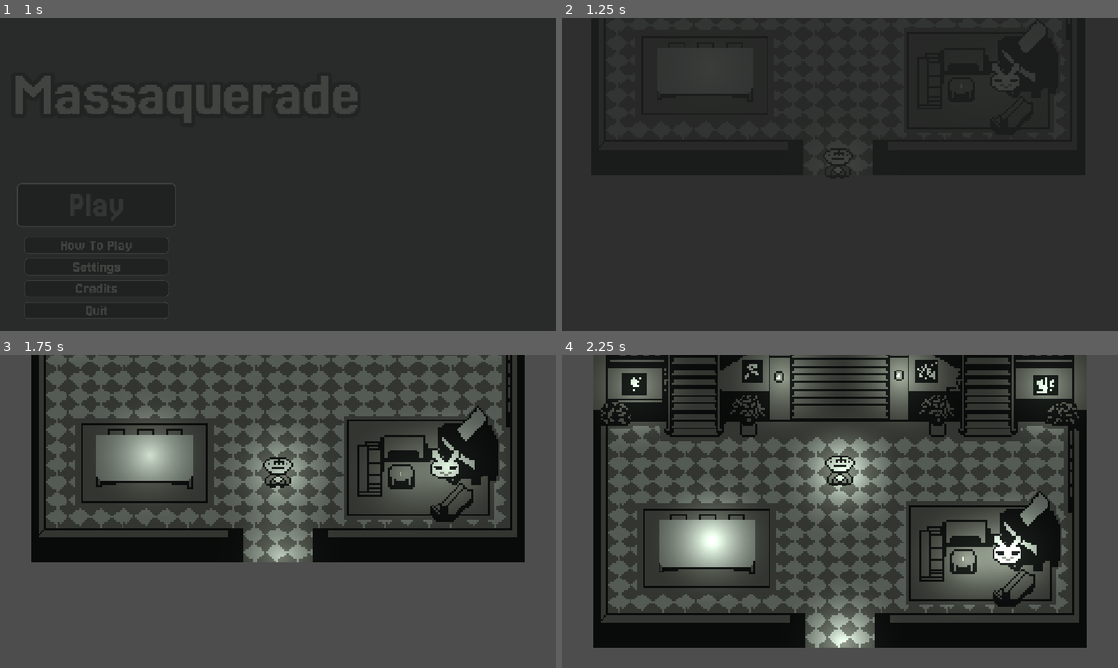
Above: before the commit, frames 1-4 (two rows, left to right).
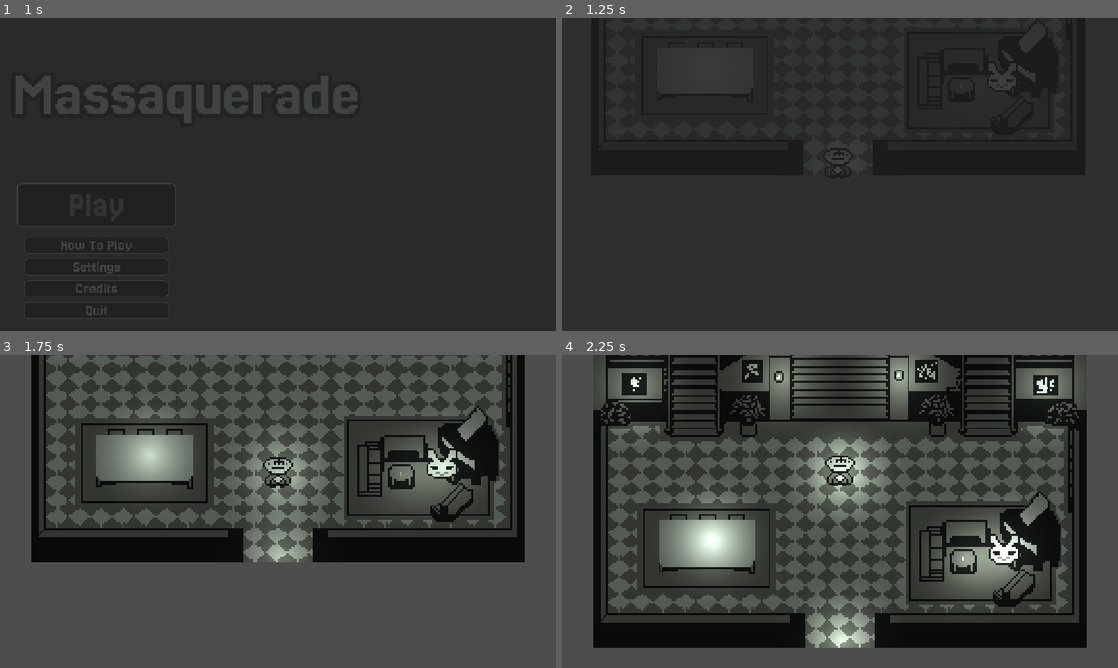
Above: after the commit, the same moments.

Repository: Rat-Haven-Studios/melon-jam-2025
Game: Godot game, scene res://1-main/Main.tscn
The game is run twice, just before and just after one commit, with the same random seed, the same clock (stepped at 60 frames per second) and the same inputs. Sound files missing from this copy of the repository are replaced by a short silence.
Inputs (mouse positions are in pixels of both pictures, inside the frame that each line leads up to):
- Up to frame 1 (1 s): click "Play" at 0.5 s
- Up to frame 2 (1.25 s): no input
- Up to frame 3 (1.75 s): tap Enter at 1.25 s; move the mouse to (250, 574) at 1.27 s; hold W (up) from 1.28 s (still down); hold Z (interact) from 1.28 s (still down); click (250, 574) at 1.42 s
- Up to frame 4 (2.25 s): keep holding W (up); move the mouse to (1006, 558) at 2.02 s; release Z (interact) at 2.03 s; tap Space (alternate) at 2.1 s

Frame 1 is identical in both runs. In frame 2, 0.2% of the frame differs, in the area x 76-83%, y 13-24%; in frame 3, 0.3%; in frame 4, 0.3%, in the area x 76-83%, y 57-68%.

Commit message:
modular chars

Diff:
--- a/2-globals/dialogue-ui/dialogueui.gd
+++ b/2-globals/dialogue-ui/dialogueui.gd
@@ -8,6 +8,7 @@
 @onready var responseTextBox: Label = $UI/VBoxContainer/MarginContainer/Panel/HBoxContainer/MarginContainer/Label
 @onready var arrow: TextureRect = $UI/VBoxContainer/MarginContainer/Panel/HBoxContainer/MarginContainer2/TextureRect
 @onready var ui: CanvasLayer = $UI
+@onready var displaySpritre: TextureRect = $UI/VBoxContainer/HBoxContainer/MarginContainer2/TextureRect
 
 var selected_choice = null
 var char_timer: float = 0.04
@@ -39,6 +40,7 @@
 	show()
 	CLogger.log("npc", text)
 
+	displaySpritre.texture = npc.dialogueSprite
 	nameTextBox.text = npc.npcname
 	responseTextBox.text = ""
 
--- a/4-objects/1-npc/NPC.tscn
+++ b/4-objects/1-npc/NPC.tscn
@@ -1,6 +1,24 @@
-[gd_scene load_steps=2 format=3 uid="uid://toe70xl1lkkf"]
+[gd_scene load_steps=5 format=3 uid="uid://toe70xl1lkkf"]
 
 [ext_resource type="Script" uid="uid://c1k2t3oaljnp8" path="res://4-objects/1-npc/npc.gd" id="1_atnjp"]
+[ext_resource type="PackedScene" uid="uid://0w1aiel064xo" path="res://5-component/interactions/interact-receiver/InteractReceiverComponent.tscn" id="2_j6cqc"]
+[ext_resource type="PackedScene" uid="uid://ddjp2vs6mg0xs" path="res://5-component/light component/light.tscn" id="4_gsny7"]
+
+[sub_resource type="RectangleShape2D" id="RectangleShape2D_yxofo"]
+size = Vector2(12, 10)
 
 [node name="Npc" type="CharacterBody2D"]
 script = ExtResource("1_atnjp")
+
+[node name="CollisionShape2D" type="CollisionShape2D" parent="."]
+position = Vector2(-2, 1)
+shape = SubResource("RectangleShape2D_yxofo")
+
+[node name="InteractReceiverComponent" parent="." instance=ExtResource("2_j6cqc")]
+scale = Vector2(2.6713219, 2.6713219)
+interactString = "Hawk Tuah!"
+
+[node name="Light" parent="." instance=ExtResource("4_gsny7")]
+position = Vector2(0, 1)
+
+[node name="Sprite2D" type="Sprite2D" parent="."]
--- a/4-objects/1-npc/bandit-king/BanditKing.tscn
+++ /dev/null
@@ -1,42 +0,0 @@
-[gd_scene load_steps=8 format=3 uid="uid://cqookot7nrslv"]
-
-[ext_resource type="Script" uid="uid://damfr37ihfiqh" path="res://4-objects/1-npc/bandit-king/bandit-king.gd" id="1_v4bx4"]
-[ext_resource type="PackedScene" uid="uid://0w1aiel064xo" path="res://5-component/interactions/interact-receiver/InteractReceiverComponent.tscn" id="2_m8it2"]
-[ext_resource type="Texture2D" uid="uid://dwaob41kd75sa" path="res://0-assets/sprites/character/bunnyman_overworld.png" id="3_m8it2"]
-[ext_resource type="PackedScene" uid="uid://ddjp2vs6mg0xs" path="res://5-component/light component/light.tscn" id="4_0r2yv"]
-
-[sub_resource type="RectangleShape2D" id="RectangleShape2D_0r2yv"]
-size = Vector2(12, 10)
-
-[sub_resource type="AtlasTexture" id="AtlasTexture_m8it2"]
-atlas = ExtResource("3_m8it2")
-region = Rect2(0, 0, 16, 16)
-
-[sub_resource type="SpriteFrames" id="SpriteFrames_beadx"]
-animations = [{
-"frames": [{
-"duration": 1.0,
-"texture": SubResource("AtlasTexture_m8it2")
-}],
-"loop": true,
-"name": &"default",
-"speed": 5.0
-}]
-
-[node name="BanditKing" type="CharacterBody2D"]
-script = ExtResource("1_v4bx4")
-metadata/_custom_type_script = "uid://c1k2t3oaljnp8"
-
-[node name="CollisionShape2D" type="CollisionShape2D" parent="."]
-position = Vector2(-2, 1)
-shape = SubResource("RectangleShape2D_0r2yv")
-
-[node name="InteractReceiverComponent" parent="." instance=ExtResource("2_m8it2")]
-scale = Vector2(2.6713219, 2.6713219)
-interactString = "Hawk Tuah!"
-
-[node name="AnimatedSprite2D" type="AnimatedSprite2D" parent="."]
-sprite_frames = SubResource("SpriteFrames_beadx")
-
-[node name="Light" parent="." instance=ExtResource("4_0r2yv")]
-position = Vector2(0, 1)
--- a/4-objects/1-npc/bandit-king/bandit-king.gd
+++ /dev/null
@@ -1,4 +0,0 @@
-class_name BanditKingNPC extends NPC
-
-func _init():
-	super(Data.Characters.BANDIT_KING, "Bandit King", 5)
--- a/4-objects/1-npc/npc.gd
+++ b/4-objects/1-npc/npc.gd
@@ -1,41 +1,38 @@
 class_name NPC extends CharacterBody2D
 
-var npcname: String
-var characterID: Data.Characters
-var susLevel: int
-
-var talked: Dictionary # which mask they've talked to
-var dialogueTrees: Dictionary
+var talked: Dictionary = {
+		Data.PlayerMasks.BLANK: false,
+		Data.PlayerMasks.MAYORAL: false,
+		Data.PlayerMasks.POOR: false
+	}
+var dialogueTrees: Dictionary = {}
 
 var moveDirection: Vector2
 var wanderTime: float
 
+@export var characterID: Data.Characters
+@export var npcname: String
+@export var susLevel: int
 @export var mapSprite: Texture2D
 @export var dialogueSprite: Texture2D
+
 @onready var interactable:= $InteractReceiverComponent
-func _init(characterID: Data.Characters, npcname: String, susLevel: int):
-	talked = {
-		Data.PlayerMasks.BLANK: false,
-		Data.PlayerMasks.MAYORAL: false,
-		Data.PlayerMasks.POOR: false
-	}
+@onready var sprite: Sprite2D = $Sprite2D
 
-	dialogueTrees = {
+func _ready() -> void:
+	Data.CharacterObjects[characterID] = self
 
-	}
+	if not mapSprite:
+		CLogger.error("No map sprite on %s" % mapSprite)
 
-	self.characterID = characterID
-	self.npcname = npcname
-	self.susLevel = susLevel
+	if not dialogueSprite:
+		CLogger.error("No dialogue sprite on %s" % mapSprite)
 
-	Data.CharacterObjects[characterID] = self
-	# add to a characters group instead?
+	sprite.texture = mapSprite
 
 	generateDialogueTrees()
+	interactable.interact = _onInteract
 	CLogger.info("Initialized %s" % npcname)
-
-func _ready() -> void:
-	interactable.interact = _onInteract
 	roamBuilding()
 
 func _onInteract():
--- a/4-objects/2-level/FIRST_LEVEL.tscn
+++ b/4-objects/2-level/FIRST_LEVEL.tscn
@@ -1,12 +1,14 @@
-[gd_scene load_steps=18 format=3 uid="uid://btyikl70k86w6"]
-
-[ext_resource type="Script" path="res://4-objects/2-level/first_level.gd" id="1_jry3e"]
+[gd_scene load_steps=20 format=3 uid="uid://btyikl70k86w6"]
+
+[ext_resource type="Script" uid="uid://c2vmdfsx83oa8" path="res://4-objects/2-level/first_level.gd" id="1_jry3e"]
 [ext_resource type="Texture2D" uid="uid://dt7jrka0fhgbu" path="res://0-assets/sprites/Matt's Map.png" id="2_qflod"]
 [ext_resource type="Script" uid="uid://ko5yay6dida1" path="res://4-objects/2-level/camera_2d.gd" id="2_wl7ar"]
 [ext_resource type="PackedScene" uid="uid://ess0lyyqlkgy" path="res://4-objects/0-character/Character.tscn" id="3_qj1of"]
-[ext_resource type="PackedScene" uid="uid://cqookot7nrslv" path="res://4-objects/1-npc/bandit-king/BanditKing.tscn" id="4_07xkt"]
+[ext_resource type="PackedScene" uid="uid://toe70xl1lkkf" path="res://4-objects/1-npc/NPC.tscn" id="5_igri3"]
 [ext_resource type="PackedScene" uid="uid://bjfxc3u1h0mrx" path="res://4-objects/zones/wall.tscn" id="6_4qvpp"]
+[ext_resource type="Texture2D" uid="uid://dwaob41kd75sa" path="res://0-assets/sprites/character/bunnyman_overworld.png" id="6_scqml"]
 [ext_resource type="PackedScene" uid="uid://b87vnv5gfl6w1" path="res://4-objects/zones/stairs.tscn" id="7_qflod"]
+[ext_resource type="Texture2D" uid="uid://ch6uos4h5epkp" path="res://0-assets/sprites/character/flapper.png" id="7_scqml"]
 [ext_resource type="PackedScene" uid="uid://brllo41iwtc42" path="res://5-component/darkness component/darkness.tscn" id="8_02hsu"]
 [ext_resource type="PackedScene" uid="uid://ddjp2vs6mg0xs" path="res://5-component/light component/light.tscn" id="9_igri3"]
 
@@ -51,8 +53,14 @@
 scale = Vector2(0.9921745, 1)
 WALKING_STAIRS_SPEED = 60
 
-[node name="BanditKing" parent="." instance=ExtResource("4_07xkt")]
-position = Vector2(215, 205)
+[node name="NPCs" type="Node2D" parent="."]
+
+[node name="BanditKing" parent="NPCs" instance=ExtResource("5_igri3")]
+position = Vector2(213, 205)
+npcname = "Bandit King"
+susLevel = 5
+mapSprite = ExtResource("6_scqml")
+dialogueSprite = ExtResource("7_scqml")
 
 [node name="All Walls" type="Node2D" parent="."]
 visible = false
Binary file added: 0-assets/sprites/character/flapper.png
Not shown, added: 0-assets/sprites/character/flapper.png.import
Binary file added: 0-assets/sprites/character/monkey_mask.png
Not shown, added: 0-assets/sprites/character/monkey_mask.png.import
Not shown, removed: 4-objects/1-npc/bandit-king/bandit-king.gd.uid
Not shown, removed: 4-objects/1-npc/bandit-king/BanditKing.tscn12138862116.tmp
